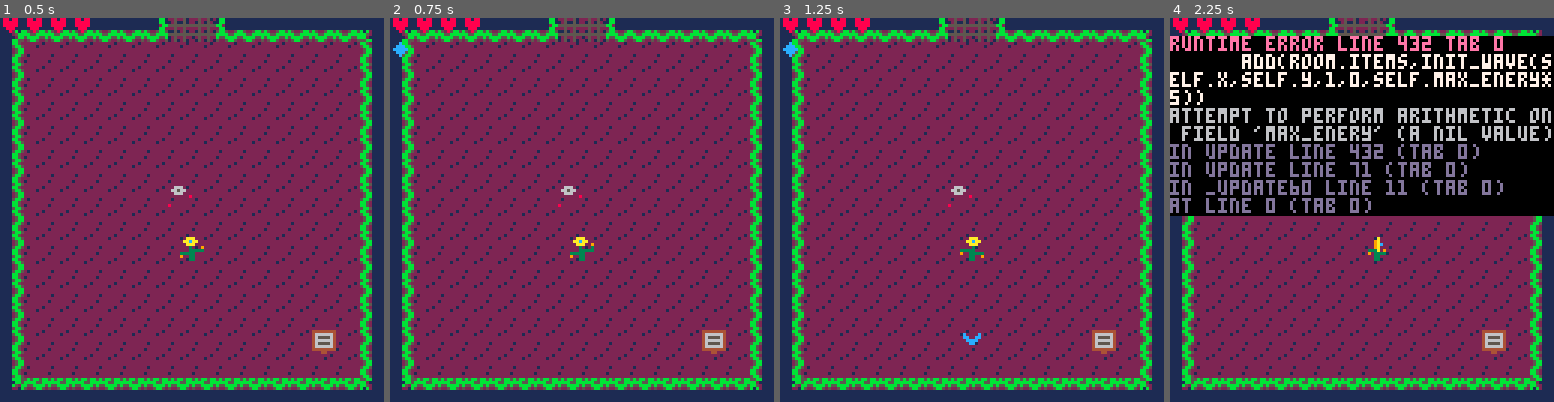
Above: before the commit, frames 1-4 (left to right).
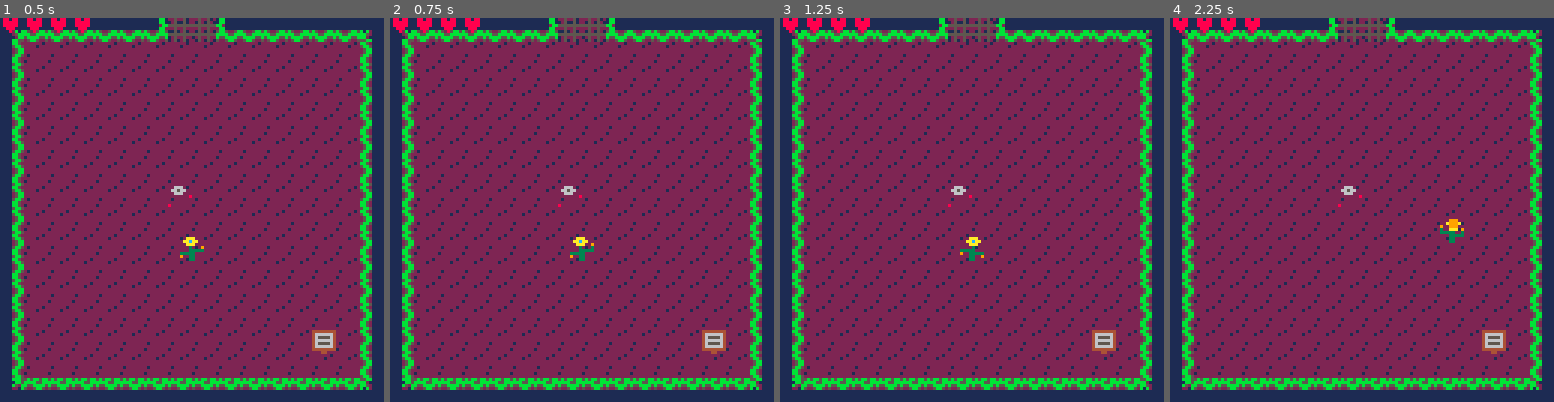
Above: after the commit, the same moments.

Repository: acwright/PICO-8
Game: PICO-8 cartridge ldjam/ldjam.p8
Two runs of this game, one before a commit and one after it. Both use one fixed random seed, a clock stepped at 60 frames per second and the inputs below.
Inputs:
- Up to frame 1 (0.5 s): tap X (X key) at 0.33 s
- Up to frame 2 (0.75 s): tap O (Z key) at 0.7 s
- Up to frame 3 (1.25 s): tap X (X key) at 1.07 s
- Up to frame 4 (2.25 s): hold Right 1.6-2.1 s; tap O (Z key) at 1.7, 2.1 s; tap X (X key) at 1.85 s; hold Up from 2.15 s (still down)

Frame 1 is identical in both runs. In frame 2, less than 0.1% of the frame differs, in the area x 0-5%, y 6-11%; in frame 3, 0.2%; in frame 4, 47%, in the area x 0-100%, y 4-64%.
Error before the commit: runtime error line 432 tab 0; add(room.items,init_wave(self.x,self.y,1,0,self.max_enery*5)); attempt to perform arithmetic on field 'max_enery' (a nil value)

Commit message:
reset max energy to 0

Diff:
--- a/ldjam/ldjam.p8
+++ b/ldjam/ldjam.p8
@@ -236,7 +236,7 @@
 		max_health=4,
 		health_lock=0,
 		energy=0,
-		max_energy=4,
+		max_energy=0,
 		rest=0,
 		rest_period=20,
 		locked=false,
